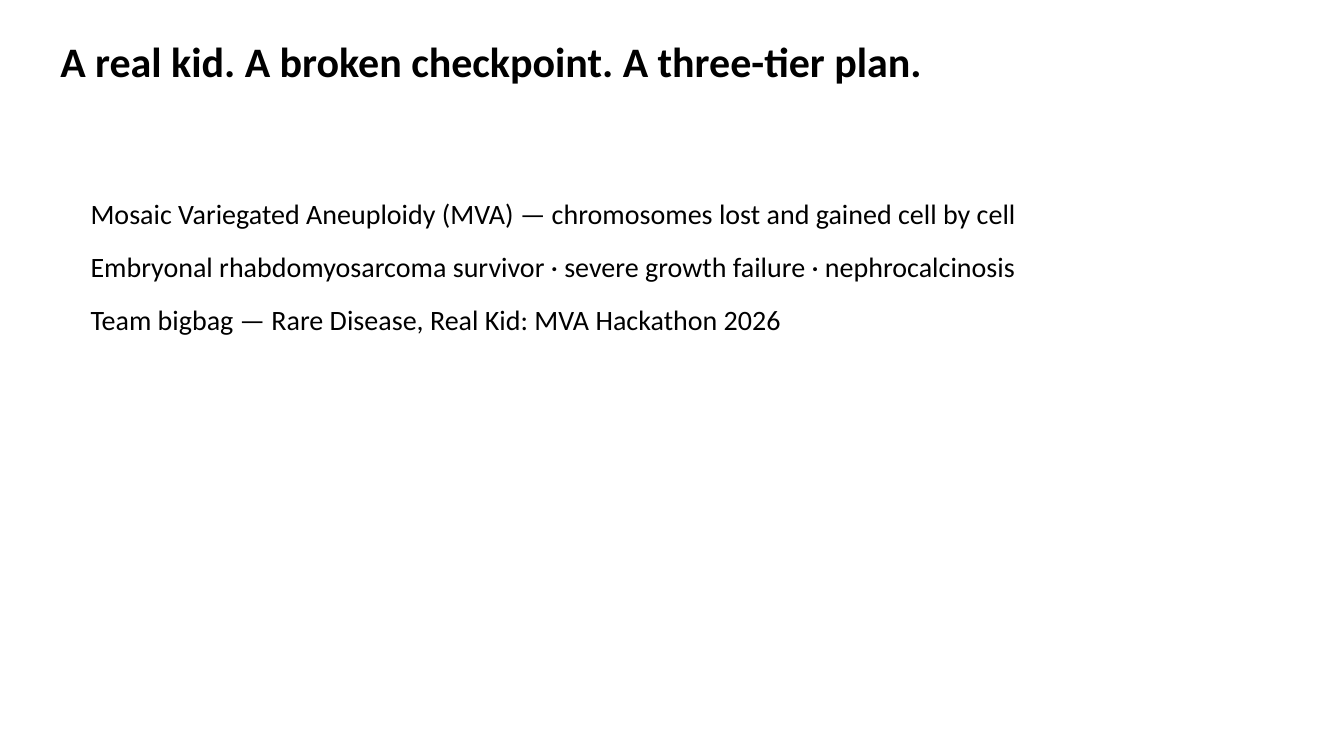
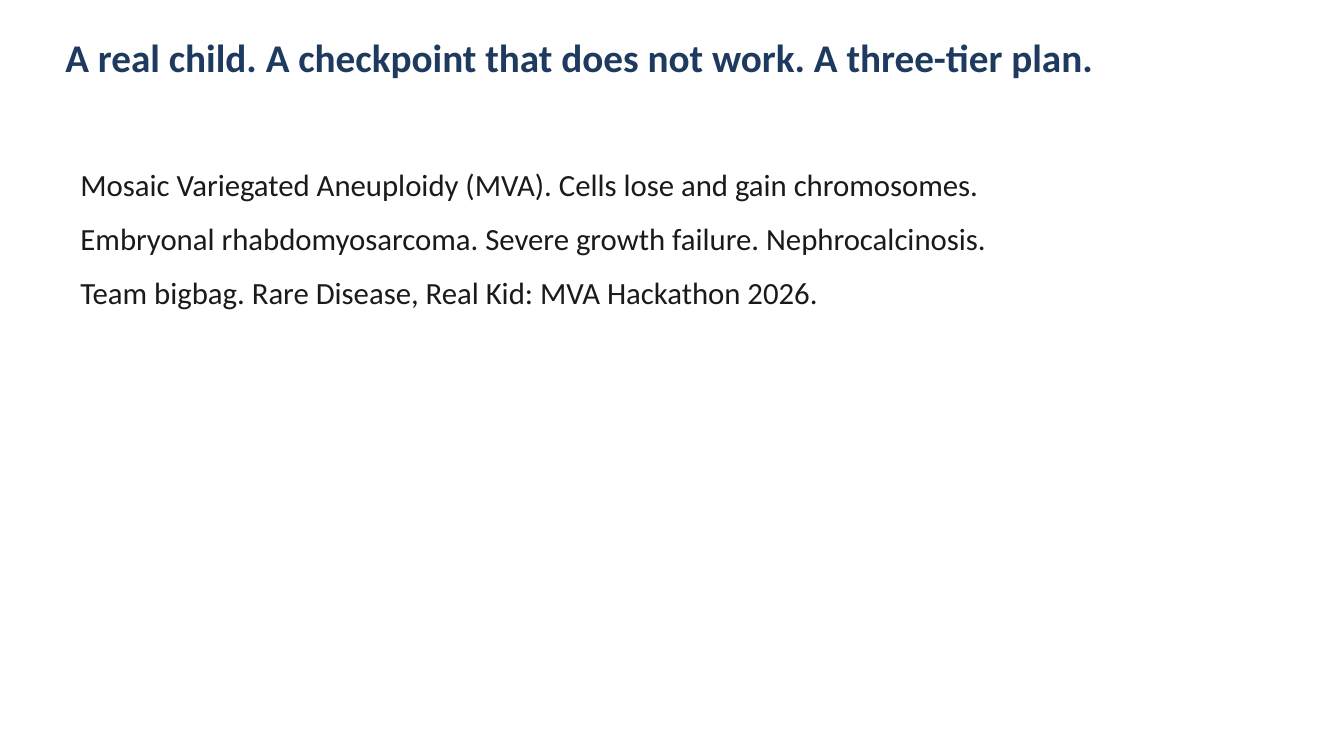
Before and after one commit to bigbag/mva-hackathon-2026, a slide deck: slide 1 of track2/slides/pitch_deck.pptx. Drawn at 1344x756 pixels with LibreOffice and Linux fonts; fonts in the diff are those of the drawing. Boxes give left, top, right and bottom in pixels: in the first picture for what was removed or moved away, otherwise in the second. Text is boxed around its words. In the diff, an @@ line names an element or a change of style, - is before the commit and + after.

```diff
--- a/track2/slides/pitch_deck.pptx
+++ b/track2/slides/pitch_deck.pptx
@@ text at <box>65,44,1092,78</box>: text changed; size 30 to 28 pt; text colour #000000 to #1E3A5F @@
-A real kid. A broken checkpoint. A three-tier plan.
+A real child. A checkpoint that does not work. A three-tier plan.
@@ text at <box>80,173,986,310</box>: text changed; size 20 to 22 pt; text colour #000000 to #1A1A1A @@
-Mosaic Variegated Aneuploidy (MVA) — chromosomes lost and gained cell by cell
-Embryonal rhabdomyosarcoma survivor · severe growth failure · nephrocalcinosis
-Team bigbag — Rare Disease, Real Kid: MVA Hackathon 2026
+Mosaic Variegated Aneuploidy (MVA). Cells lose and gain chromosomes.
+Embryonal rhabdomyosarcoma. Severe growth failure. Nephrocalcinosis.
+Team bigbag. Rare Disease, Real Kid: MVA Hackathon 2026.
```
Also in this commit, not shown: 11 other slides changed, 15 other files.
